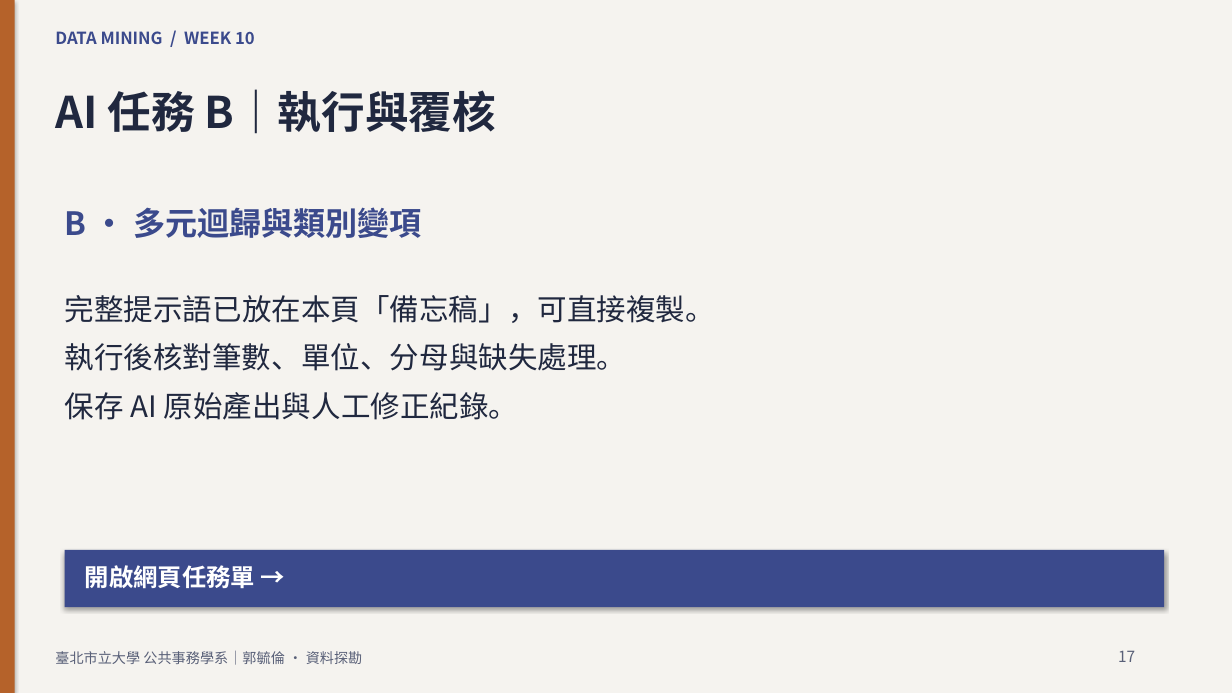
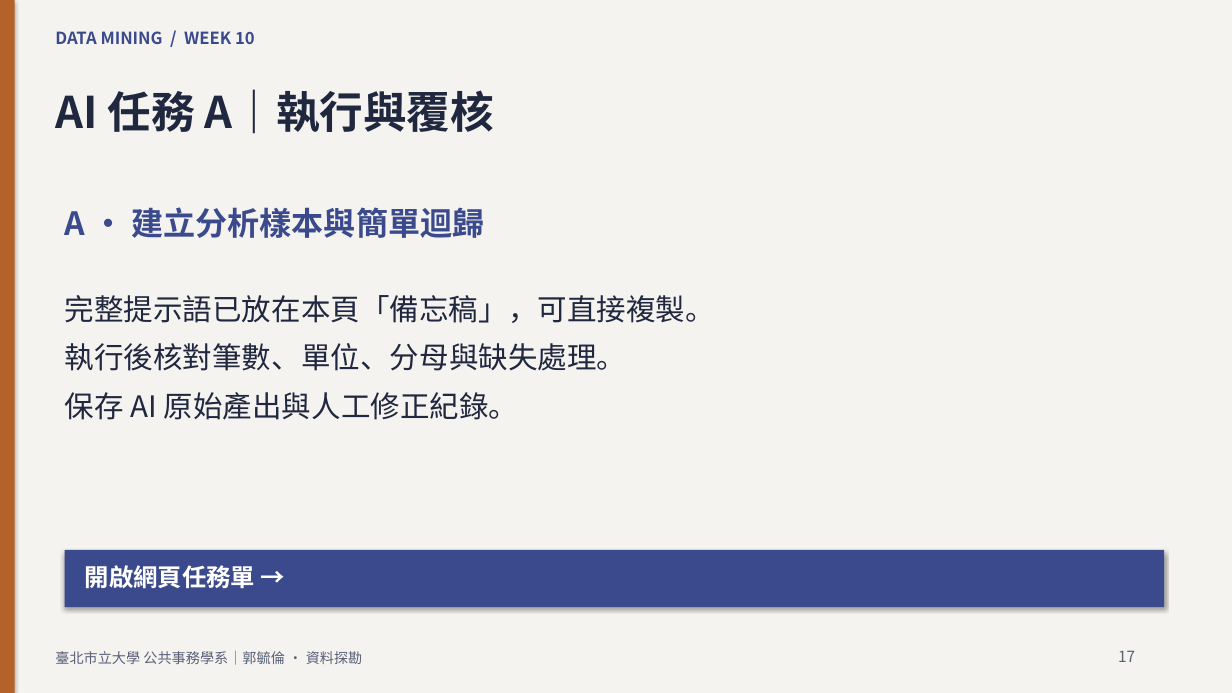
Before and after one commit to knut921/datamining-course, a slide deck: slide 17 of assets/slides/week10.pptx. Drawn at 1232x693 pixels with LibreOffice and Linux fonts; fonts in the diff are those of the drawing. Boxes give left, top, right and bottom in pixels: in the first picture for what was removed or moved away, otherwise in the second. Text is boxed around its words. In the diff, an @@ line names an element or a change of style, - is before the commit and + after.

```diff
--- a/assets/slides/week10.pptx
+++ b/assets/slides/week10.pptx
@@ text at (x1=55, y1=89, x2=494, y2=134): text changed @@
-AI 任務 B｜執行與覆核
+AI 任務 A｜執行與覆核
@@ text at (x1=65, y1=207, x2=484, y2=238): text changed @@
-B · 多元迴歸與類別變項
+A · 建立分析樣本與簡單迴歸
```
Also in this commit, not shown: 15 other slides changed, 1 slide added, 25 other files.
